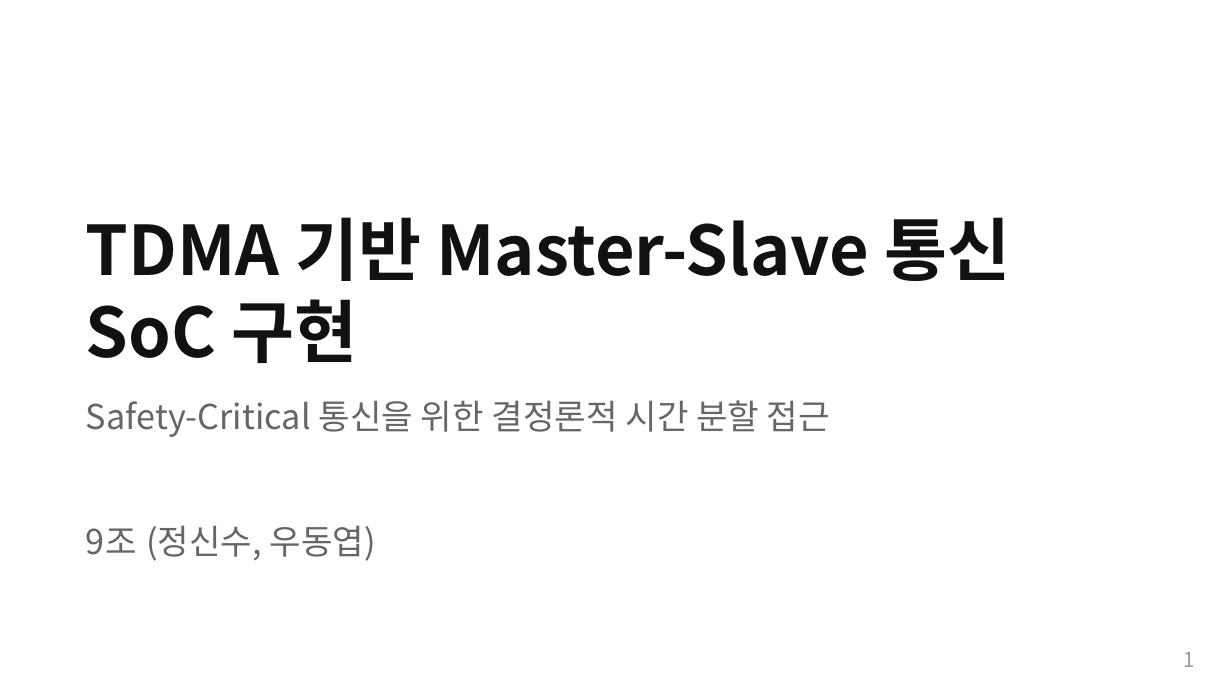
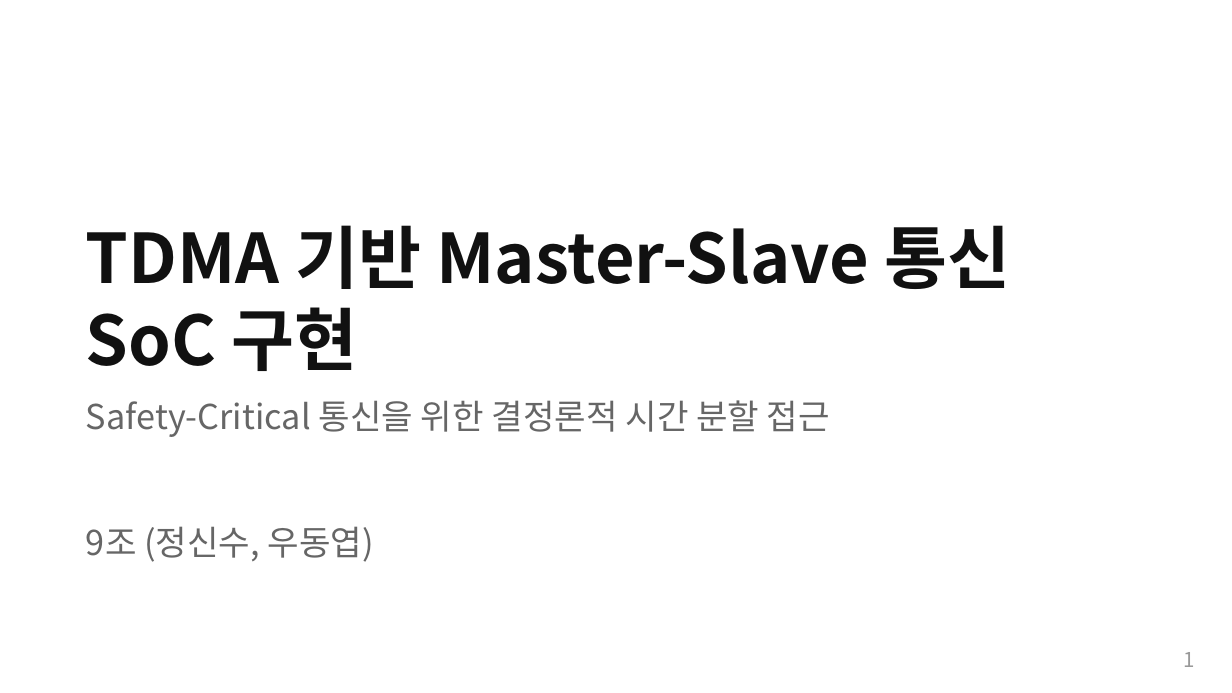
Before and after one commit to Woodong02/SoC_Design_and_Programming, a slide deck: slide 1 of presentation_full.pptx. Drawn at 1232x693 pixels with LibreOffice and Linux fonts; fonts in the diff are those of the drawing. Boxes give left, top, right and bottom in pixels: in the first picture for what was removed or moved away, otherwise in the second. Text is boxed around its words. In the diff, an @@ line names an element or a change of style, - is before the commit and + after.

```diff
--- a/presentation_full.pptx
+++ b/presentation_full.pptx
@@ text "TDMA 기반 Master-Slave 통신 SoC ..." at (86, 225, 1011, 371): vertical alignment middle to top @@
```
Also in this commit, not shown: 14 other slides changed, 7 other files.
